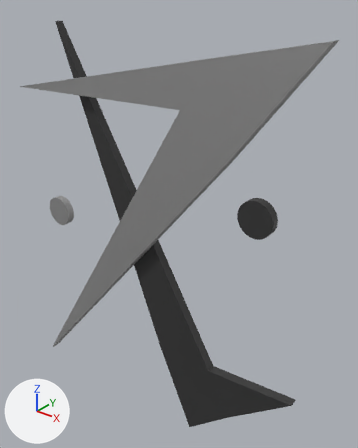
The glTF model models/piece_final.glb as it was, and as the next commit left it.
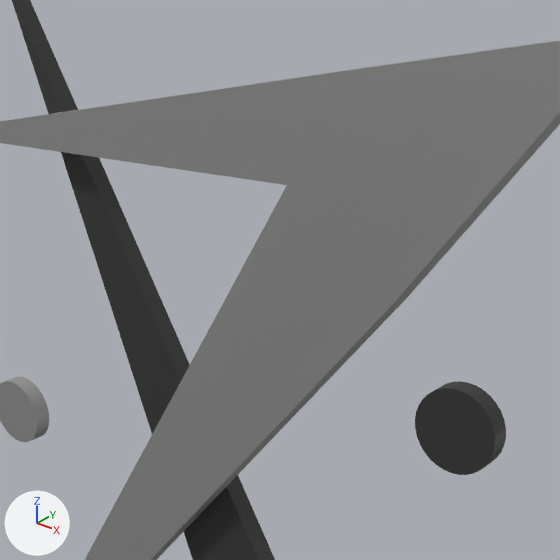
Each version is shown whole from a 50 mm lens placed at (1.75, -1.74, 1.31), pointed at (0.19, 0.22, 0.09), then close up on the part from 15% to 84% of the width and 6% to 62% of the height. The axes (+X, +Y, +Z) are drawn at lower left. The lights are the same throughout. Vertices at the same position are counted once.
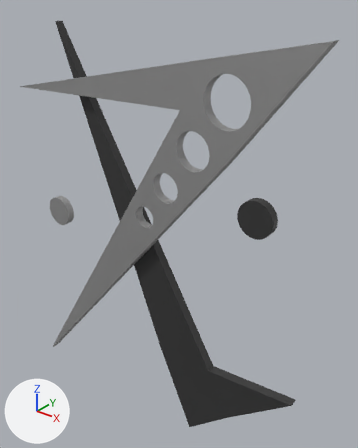
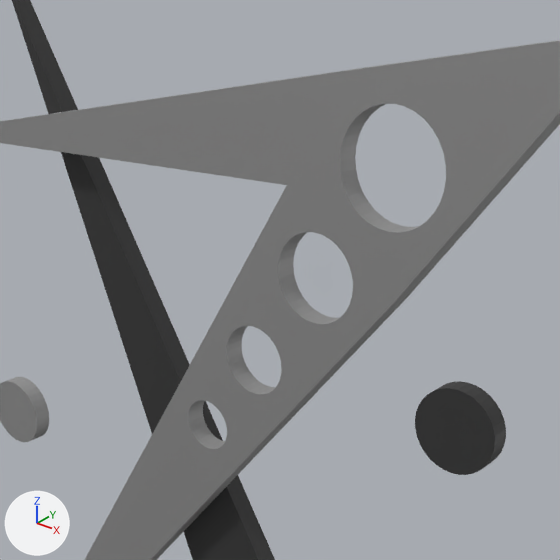
Where the newer file only moved an object's origin or applied its transform, the numbers keep the older frame.

Changed parts and their boxes [x1, y1, x2, y2] in the close-ups (560 x 560 px):
'Cube.001', reshaped, moved
    both: [85, 40, 560, 560]

Edits to the bpy script that builds the scene:
```text
Change me_cube_002:
    used by ob_cube_001; location = (0.0, 0.0, 0.0)
    remove me_cube_002.from_pydata(...)  # 12 vertices, 18 faces; spans x -0.87..1.04, y 0.0..0.06, z -1.19..1.13
    add me_cube_002.from_pydata(...)  # 278 vertices, 566 faces; spans x -1.0..0.9, y -0.03..0.03, z -1.39..0.93
    me_cube_002 part 1: the whole mesh is rebuilt
Change ob_cube_001:
    ob_cube_001.location: (0.0, 0.0, 0.0) -> (0.137, 0.031, 0.197)
```
